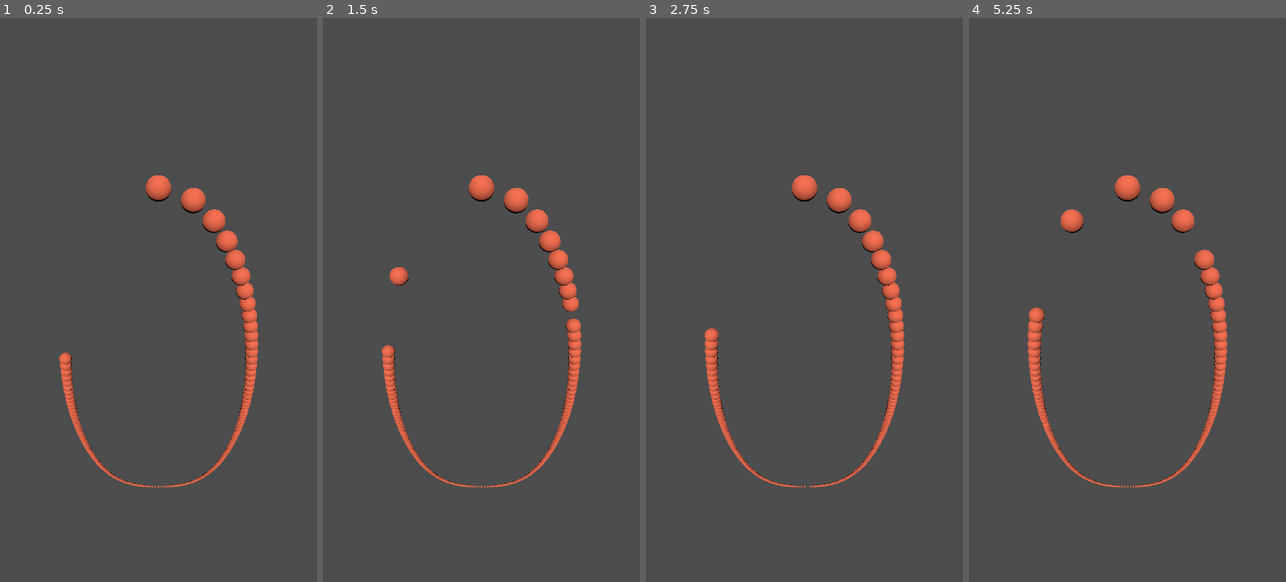
Above: before the commit, frames 1-4 (left to right).
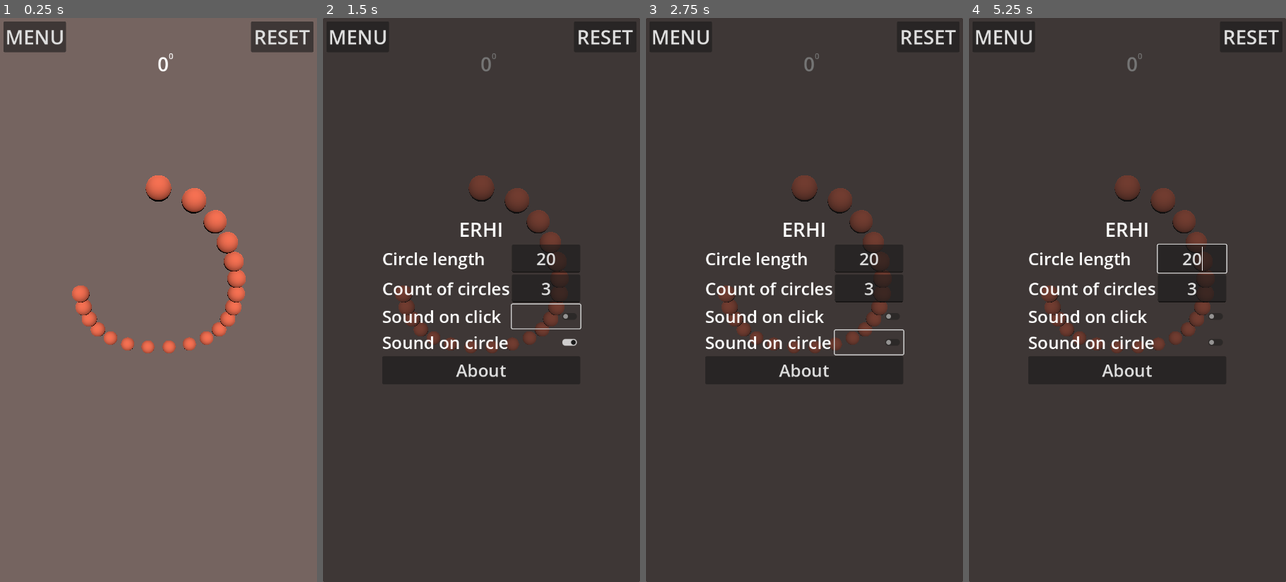
Above: after the commit, the same moments.

Repository: ErdemRodionovich/ERHI_2
Game: Godot game, scene res://main.tscn
Two runs of this game, one before a commit and one after it. Both use one fixed random seed, a clock stepped at 60 frames per second and the inputs below.
Inputs (mouse positions are in pixels of both pictures, inside the frame that each line leads up to):
- Up to frame 1 (0.25 s): no input
- Up to frame 2 (1.5 s): click (357, 34) at 0.5 s, where only the run after the commit has a clickable "MENU"; click (544, 316) at 1.27 s
- Up to frame 3 (2.75 s): click (867, 345) at 2.02 s
- Up to frame 4 (5.25 s): click (1127, 367) at 2.75 s, where only the run after the commit has a clickable "About"; click (1127, 333) at 3.5 s, where only the run after the commit has a clickable "Back"; click (1251, 34) at 4.25 s, where only the run after the commit has a clickable "RESET"; move the mouse to (1197, 271) at 5.02 s; click (1197, 271) at 5.1 s

The runs differ from the first frame. In frame 1, 97% of the frame differs, in the area x 0-100%, y 0-100%; in frame 2, 12%; in frame 3, 12%; in frame 4, 13%.

Commit message:
sounds, saving, ready to publish

Diff:
--- a/erhi_godot/beads_controller.gd
+++ b/erhi_godot/beads_controller.gd
@@ -6,7 +6,7 @@
 var last_bead: Node3D
 var steps_to_forward: int = 0
 var vacant_places: Array[float]
-var normal_speed: float = 1.0
+var normal_speed: float = 0.5
 var speed: float = normal_speed
 var high_speed: float = 5.0
 var free_places_count: int = 5
@@ -44,6 +44,8 @@
 
 	place_of_last_bead = last_bead.progress_ratio
 	high_speed = curve.get_baked_length()
+	_set_speed(normal_speed)
+	_set_wait_time(normal_wait_time)
 
 
 func add_vacant_place(place: float) -> void:
--- /dev/null
+++ b/erhi_godot/hud.gd
@@ -0,0 +1,99 @@
+extends Control
+
+signal circle_length_updated(length: int)
+signal count_of_circles_updated(count: int)
+signal sound_on_click_toggled(enabled: bool)
+signal sound_on_circle_toggled(enabled: bool)
+signal reset
+
+func _ready() -> void:
+	$TabContainer.hide()
+
+func _check_and_update_circle_length(new_text: String) -> void:
+	var circle_length: int = new_text.to_int()
+	circle_length = min(5000, circle_length)
+	circle_length = max(1, circle_length)
+	set_circle_length(circle_length)
+	circle_length_updated.emit(circle_length)
+
+func set_circle_length(circle_length: int) -> void:
+	$TabContainer/MenuScreen/VBoxContainer/Menu/CircleLengthEdit.text = str(circle_length)
+
+func _on_circle_length_edit_text_submitted(new_text: String) -> void:
+	_check_and_update_circle_length(new_text)
+
+
+func _on_circle_length_edit_editing_toggled(toggled_on: bool) -> void:
+	_check_and_update_circle_length($TabContainer/MenuScreen/VBoxContainer/Menu/CircleLengthEdit.text)
+
+
+func _check_and_update_count_of_circles(new_text: String) -> void:
+	var count_of_circles: int = new_text.to_int()
+	count_of_circles = max(1, count_of_circles)
+	set_count_of_circles(count_of_circles)
+	count_of_circles_updated.emit(count_of_circles)
+
+func set_count_of_circles(count_of_circles: int) -> void:
+	$TabContainer/MenuScreen/VBoxContainer/Menu/CountOfCirclesCountEdit.text = str(count_of_circles)
+
+
+func _on_count_of_circles_count_edit_text_submitted(new_text: String) -> void:
+	_check_and_update_count_of_circles(new_text)
+
+
+func _on_count_of_circles_count_edit_editing_toggled(toggled_on: bool) -> void:
+	_check_and_update_count_of_circles($TabContainer/MenuScreen/VBoxContainer/Menu/CountOfCirclesCountEdit.text)
+
+
+func _on_sound_on_click_button_toggled(toggled_on: bool) -> void:
+	sound_on_click_toggled.emit(toggled_on)
+
+
+func set_sound_on_click(enabled: bool) -> void:
+	$TabContainer/MenuScreen/VBoxContainer/Menu/SoundOnClickButton.set_pressed_no_signal(enabled)
+
+
+func _on_sound_on_circle_button_toggled(toggled_on: bool) -> void:
+	sound_on_circle_toggled.emit(toggled_on)
+
+
+func set_sound_on_circle(enabled: bool) -> void:
+	$TabContainer/MenuScreen/VBoxContainer/Menu/SoundOnCircleButton.set_pressed_no_signal(enabled)
+
+
+
+func _on_about_button_pressed() -> void:
+	$TabContainer.current_tab = 2
+
+
+func _on_back_button_pressed() -> void:
+	$TabContainer.current_tab = 1
+
+
+func _on_menu_button_pressed() -> void:
+	$TabContainer.current_tab = 1
+	if $TabContainer.is_visible_in_tree():
+		$TabContainer.hide()
+	else:
+		$TabContainer.show()
+
+
+func _on_author_label_meta_clicked(meta: Variant) -> void:
+	OS.shell_open(str(meta))
+
+
+func _on_about_rich_text_label_meta_clicked(meta: Variant) -> void:
+	OS.shell_open(str(meta))
+
+func is_menu_open() -> bool:
+	return $TabContainer.is_visible_in_tree()
+
+func set_step(step: int) -> void:
+	$StepLabel.text = str(step)
+
+func set_circle(circle: int) -> void:
+	$StepLabel/CircleLabel.text = str(circle)
+
+
+func _on_reset_button_pressed() -> void:
+	reset.emit()
--- /dev/null
+++ b/erhi_godot/hud.tscn
@@ -0,0 +1,198 @@
+[gd_scene load_steps=3 format=3 uid="uid://bya523y7lq566"]
+
+[ext_resource type="Theme" uid="uid://nuoxwu7ir08s" path="res://hud_theme.tres" id="1_37p78"]
+[ext_resource type="Script" uid="uid://c5x7bk6gxv6c6" path="res://hud.gd" id="2_64ctp"]
+
+[node name="HUD" type="Control"]
+layout_mode = 3
+anchors_preset = 15
+anchor_right = 1.0
+anchor_bottom = 1.0
+grow_horizontal = 2
+grow_vertical = 2
+theme = ExtResource("1_37p78")
+script = ExtResource("2_64ctp")
+
+[node name="StepLabel" type="Label" parent="."]
+layout_mode = 1
+anchors_preset = 5
+anchor_left = 0.5
+anchor_right = 0.5
+offset_left = -19.0
+offset_top = 66.0
+offset_right = 21.0
+offset_bottom = 121.0
+grow_horizontal = 2
+theme_override_font_sizes/font_size = 40
+text = "0"
+horizontal_alignment = 2
+
+[node name="CircleLabel" type="Label" parent="StepLabel"]
+layout_mode = 1
+anchors_preset = 1
+anchor_left = 1.0
+anchor_right = 1.0
+offset_right = 40.0
+offset_bottom = 23.0
+grow_horizontal = 0
+text = "0"
+
+[node name="TabContainer" type="TabContainer" parent="."]
+layout_mode = 1
+anchors_preset = 15
+anchor_right = 1.0
+anchor_bottom = 1.0
+grow_horizontal = 2
+grow_vertical = 2
+theme_override_font_sizes/font_size = 35
+current_tab = 0
+tabs_visible = false
+
+[node name="WelcomeScreen" type="VBoxContainer" parent="TabContainer"]
+layout_mode = 2
+alignment = 1
+metadata/_tab_index = 0
+
+[node name="Label" type="Label" parent="TabContainer/WelcomeScreen"]
+layout_mode = 2
+theme_override_font_sizes/font_size = 80
+text = "ERHI"
+horizontal_alignment = 1
+vertical_alignment = 1
+
+[node name="MenuScreen" type="CenterContainer" parent="TabContainer"]
+visible = false
+layout_mode = 2
+metadata/_tab_index = 1
+
+[node name="VBoxContainer" type="VBoxContainer" parent="TabContainer/MenuScreen"]
+layout_mode = 2
+
+[node name="ErhiLabel" type="Label" parent="TabContainer/MenuScreen/VBoxContainer"]
+layout_mode = 2
+theme_override_font_sizes/font_size = 40
+text = "ERHI"
+horizontal_alignment = 1
+
+[node name="Menu" type="GridContainer" parent="TabContainer/MenuScreen/VBoxContainer"]
+layout_mode = 2
+columns = 2
+
+[node name="CicrleLengthLabel" type="Label" parent="TabContainer/MenuScreen/VBoxContainer/Menu"]
+layout_mode = 2
+theme_override_font_sizes/font_size = 35
+text = "Circle length"
+
+[node name="CircleLengthEdit" type="LineEdit" parent="TabContainer/MenuScreen/VBoxContainer/Menu"]
+layout_mode = 2
+theme_override_font_sizes/font_size = 35
+text = "20"
+alignment = 1
+
+[node name="CountOfCirclesLabel" type="Label" parent="TabContainer/MenuScreen/VBoxContainer/Menu"]
+layout_mode = 2
+theme_override_font_sizes/font_size = 35
+text = "Count of circles"
+
+[node name="CountOfCirclesCountEdit" type="LineEdit" parent="TabContainer/MenuScreen/VBoxContainer/Menu"]
+layout_mode = 2
+theme_override_font_sizes/font_size = 35
+text = "3"
+alignment = 1
+max_length = 18
+
+[node name="SoundOnClickLabel" type="Label" parent="TabContainer/MenuScreen/VBoxContainer/Menu"]
+layout_mode = 2
+theme_override_font_sizes/font_size = 35
+text = "Sound on click"
+
+[node name="SoundOnClickButton" type="CheckButton" parent="TabContainer/MenuScreen/VBoxContainer/Menu"]
+layout_mode = 2
+theme_override_font_sizes/font_size = 40
+alignment = 1
+
+[node name="SoundOnCircleLabel" type="Label" parent="TabContainer/MenuScreen/VBoxContainer/Menu"]
+layout_mode = 2
+theme_override_font_sizes/font_size = 35
+text = "Sound on circle"
+
+[node name="SoundOnCircleButton" type="CheckButton" parent="TabContainer/MenuScreen/VBoxContainer/Menu"]
+layout_mode = 2
+theme_override_font_sizes/font_size = 40
+alignment = 1
+
+[node name="AboutButton" type="Button" parent="TabContainer/MenuScreen/VBoxContainer"]
+layout_mode = 2
+theme_override_font_sizes/font_size = 35
+text = "About"
+
+[node name="AboutScreen" type="VBoxContainer" parent="TabContainer"]
+visible = false
+layout_mode = 2
+alignment = 1
+metadata/_tab_index = 2
+
+[node name="ErhiLabel" type="Label" parent="TabContainer/AboutScreen"]
+layout_mode = 2
+theme_override_font_sizes/font_size = 40
+text = "ERHI"
+horizontal_alignment = 1
+
+[node name="AboutRichTextLabel" type="RichTextLabel" parent="TabContainer/AboutScreen"]
+layout_mode = 2
+theme_override_font_sizes/normal_font_size = 20
+bbcode_enabled = true
+text = "
+This is a simple counter app.
+Support by email: [url=mailto:erhi.app@gmail.com]erhi.app@gmail.com[/url]
+ "
+fit_content = true
+horizontal_alignment = 1
+
+[node name="BackButton" type="Button" parent="TabContainer/AboutScreen"]
+layout_mode = 2
+theme_override_font_sizes/font_size = 35
+text = "Back"
+
+[node name="AuthorLabel" type="RichTextLabel" parent="TabContainer/AboutScreen"]
+layout_mode = 2
+theme_override_font_sizes/normal_font_size = 20
+bbcode_enabled = true
+text = "© [url=https://erdemrodionovich.github.io/]Erdem Badluev[/url]"
+fit_content = true
+horizontal_alignment = 1
+
+[node name="MenuButton" type="Button" parent="."]
+layout_mode = 0
+offset_left = 7.0
+offset_top = 7.0
+offset_right = 90.0
+offset_bottom = 59.0
+theme_override_font_sizes/font_size = 40
+text = "MENU"
+
+[node name="ResetButton" type="Button" parent="."]
+layout_mode = 1
+anchors_preset = 1
+anchor_left = 1.0
+anchor_right = 1.0
+offset_left = -135.0
+offset_top = 7.0
+offset_right = -7.0
+offset_bottom = 70.0
+grow_horizontal = 0
+theme_override_font_sizes/font_size = 40
+text = "RESET"
+
+[connection signal="editing_toggled" from="TabContainer/MenuScreen/VBoxContainer/Menu/CircleLengthEdit" to="." method="_on_circle_length_edit_editing_toggled"]
+[connection signal="text_submitted" from="TabContainer/MenuScreen/VBoxContainer/Menu/CircleLengthEdit" to="." method="_on_circle_length_edit_text_submitted"]
+[connection signal="editing_toggled" from="TabContainer/MenuScreen/VBoxContainer/Menu/CountOfCirclesCountEdit" to="." method="_on_count_of_circles_count_edit_editing_toggled"]
+[connection signal="text_submitted" from="TabContainer/MenuScreen/VBoxContainer/Menu/CountOfCirclesCountEdit" to="." method="_on_count_of_circles_count_edit_text_submitted"]
+[connection signal="toggled" from="TabContainer/MenuScreen/VBoxContainer/Menu/SoundOnClickButton" to="." method="_on_sound_on_click_button_toggled"]
+[connection signal="toggled" from="TabContainer/MenuScreen/VBoxContainer/Menu/SoundOnCircleButton" to="." method="_on_sound_on_circle_button_toggled"]
+[connection signal="pressed" from="TabContainer/MenuScreen/VBoxContainer/AboutButton" to="." method="_on_about_button_pressed"]
+[connection signal="meta_clicked" from="TabContainer/AboutScreen/AboutRichTextLabel" to="." method="_on_about_rich_text_label_meta_clicked"]
+[connection signal="pressed" from="TabContainer/AboutScreen/BackButton" to="." method="_on_back_button_pressed"]
+[connection signal="meta_clicked" from="TabContainer/AboutScreen/AuthorLabel" to="." method="_on_author_label_meta_clicked"]
+[connection signal="pressed" from="MenuButton" to="." method="_on_menu_button_pressed"]
+[connection signal="pressed" from="ResetButton" to="." method="_on_reset_button_pressed"]
--- /dev/null
+++ b/erhi_godot/hud_theme.tres
@@ -0,0 +1,3 @@
+[gd_resource type="Theme" format=3 uid="uid://nuoxwu7ir08s"]
+
+[resource]
--- a/erhi_godot/main.gd
+++ b/erhi_godot/main.gd
@@ -1,8 +1,105 @@
 extends Node3D
 
+var circle_length: int = 20
+var count_of_circles: int = 3
+var sound_on_click: bool = true
+var sound_on_circle: bool = true
+var current_step: int = 0
+var current_circle: int = 0
+
 func _ready() -> void:
-	$BeadsController.construct(250)
+	load_game()
+	$BeadsController.construct(circle_length)
 
 func _input(event: InputEvent) -> void:
-	if event.is_action_released("mouse_left"):
+	if event.is_action_released("mouse_left") and not $HUD.is_menu_open() and event.position.y > 70.0:
 		$BeadsController.step()
+		current_step += 1
+		if current_step >= circle_length:
+			current_circle += 1
+			current_step = current_step % circle_length
+			if current_circle >= count_of_circles:
+				current_step = 0
+				current_circle = 0
+			$HUD.set_circle(current_circle)
+			if sound_on_circle:
+				$SoundOnCircle.play()
+		$HUD.set_step(current_step)
+		if sound_on_click:
+			$SoundOnClick.play()
+
+func _save_game_filepath() -> String:
+	return "user://erhi.save"
+
+func load_game() -> void:
+	if not FileAccess.file_exists(_save_game_filepath()):
+		_update_HUD()
+		return
+
+	var save_file = FileAccess.open(_save_game_filepath(), FileAccess.READ)
+	var json = JSON.new()
+	if not json.parse(save_file.get_line()) == OK:
+		return
+	_load(json.data)
+	_update_HUD()
+
+func _load(data: Dictionary) -> void:
+	circle_length = data.get("circle_length", circle_length)
+	count_of_circles = data.get("count_of_circles", count_of_circles)
+	sound_on_click = data.get("sound_on_click", sound_on_click)
+	sound_on_circle = data.get("sound_on_circle", sound_on_circle)
+	current_step = data.get("current_step", current_step)
+	current_circle = data.get("current_circle", current_circle)
+
+func _update_HUD() -> void:
+	$HUD.set_circle_length(circle_length)
+	$HUD.set_count_of_circles(count_of_circles)
+	$HUD.set_sound_on_click(sound_on_click)
+	$HUD.set_sound_on_circle(sound_on_circle)
+	$HUD.set_step(current_step)
+	$HUD.set_circle(current_circle)
+
+func _save():
+	return {
+		"circle_length": circle_length,
+		"count_of_circles": count_of_circles,
+		"sound_on_click": sound_on_click,
+		"sound_on_circle": sound_on_circle,
+		"current_step": current_step,
+		"current_circle": current_circle
+	}
+
+func save_game() -> void:
+	var save_file = FileAccess.open(_save_game_filepath(), FileAccess.WRITE)
+	save_file.store_line(JSON.stringify(_save()))
+
+
+func _on_hud_circle_length_updated(length: int) -> void:
+	if circle_length != length:
+		circle_length = length
+		reset_state()
+
+func reset_state() -> void:
+	current_step = 0
+	$HUD.set_step(current_step)
+	current_circle = 0
+	$HUD.set_circle(current_circle)
+	$BeadsController.construct(circle_length)
+
+
+func _on_hud_count_of_circles_updated(count: int) -> void:
+	count_of_circles = count
+
+
+
+func _on_hud_sound_on_circle_toggled(enabled: bool) -> void:
+	sound_on_circle = enabled
+
+
+func _on_hud_sound_on_click_toggled(enabled: bool) -> void:
+	sound_on_click = enabled
+
+func _notification(what):
+	if what == NOTIFICATION_WM_CLOSE_REQUEST or what == NOTIFICATION_APPLICATION_PAUSED or what == NOTIFICATION_WM_GO_BACK_REQUEST:
+		save_game()
+		get_tree().quit()
--- a/erhi_godot/main.tscn
+++ b/erhi_godot/main.tscn
@@ -1,7 +1,10 @@
-[gd_scene load_steps=3 format=3 uid="uid://k6timqto44u3"]
+[gd_scene load_steps=6 format=3 uid="uid://k6timqto44u3"]
 
 [ext_resource type="Script" uid="uid://bgpfoksntsfi3" path="res://main.gd" id="1_0xm2m"]
 [ext_resource type="PackedScene" uid="uid://dakgmfq6fyohb" path="res://beads_controller.tscn" id="1_ig7tw"]
+[ext_resource type="PackedScene" uid="uid://bya523y7lq566" path="res://hud.tscn" id="3_h2yge"]
+[ext_resource type="AudioStream" uid="uid://cyoayuwyl7v4" path="res://Sounds/bell.mp3" id="4_1bvp3"]
+[ext_resource type="AudioStream" uid="uid://d3llulaym868d" path="res://Sounds/bar_chimes.mp3" id="5_lquwl"]
 
 [node name="Main" type="Node3D"]
 script = ExtResource("1_0xm2m")
@@ -13,3 +16,17 @@
 
 [node name="DirectionalLight3D" type="DirectionalLight3D" parent="."]
 transform = Transform3D(1, 0, 0, 0, 0.308868, 0.951105, 0, -0.951105, 0.308868, 0, 0, 0)
+
+[node name="HUD" parent="." instance=ExtResource("3_h2yge")]
+
+[node name="SoundOnClick" type="AudioStreamPlayer" parent="."]
+stream = ExtResource("4_1bvp3")
+
+[node name="SoundOnCircle" type="AudioStreamPlayer" parent="."]
+stream = ExtResource("5_lquwl")
+
+[connection signal="circle_length_updated" from="HUD" to="." method="_on_hud_circle_length_updated"]
+[connection signal="count_of_circles_updated" from="HUD" to="." method="_on_hud_count_of_circles_updated"]
+[connection signal="reset" from="HUD" to="." method="reset_state"]
+[connection signal="sound_on_circle_toggled" from="HUD" to="." method="_on_hud_sound_on_circle_toggled"]
+[connection signal="sound_on_click_toggled" from="HUD" to="." method="_on_hud_sound_on_click_toggled"]
--- a/erhi_godot/project.godot
+++ b/erhi_godot/project.godot
@@ -13,6 +13,7 @@
 config/name="ERHI"
 run/main_scene="uid://k6timqto44u3"
 config/features=PackedStringArray("4.4", "GL Compatibility")
+boot_splash/image="uid://dowy118dsk7f2"
 config/icon="res://icon.svg"
 
 [display]
@@ -33,3 +34,4 @@
 
 renderer/rendering_method="gl_compatibility"
 renderer/rendering_method.mobile="gl_compatibility"
+environment/defaults/default_clear_color=Color(0.458824, 0.392157, 0.376471, 1)
Not shown, added: erhi_godot/Sounds/bar_chimes.mp3.import
Not shown, added: erhi_godot/Sounds/bell.mp3.import
Binary file added: erhi_godot/Splash_screen_vertical.png
Not shown, added: erhi_godot/Splash_screen_vertical.png.import
Not shown, added: erhi_godot/hud.gd.uid
Not shown, added: erhi_godot/Sounds/bar_chimes.mp3
Not shown, added: erhi_godot/Sounds/bell.mp3
